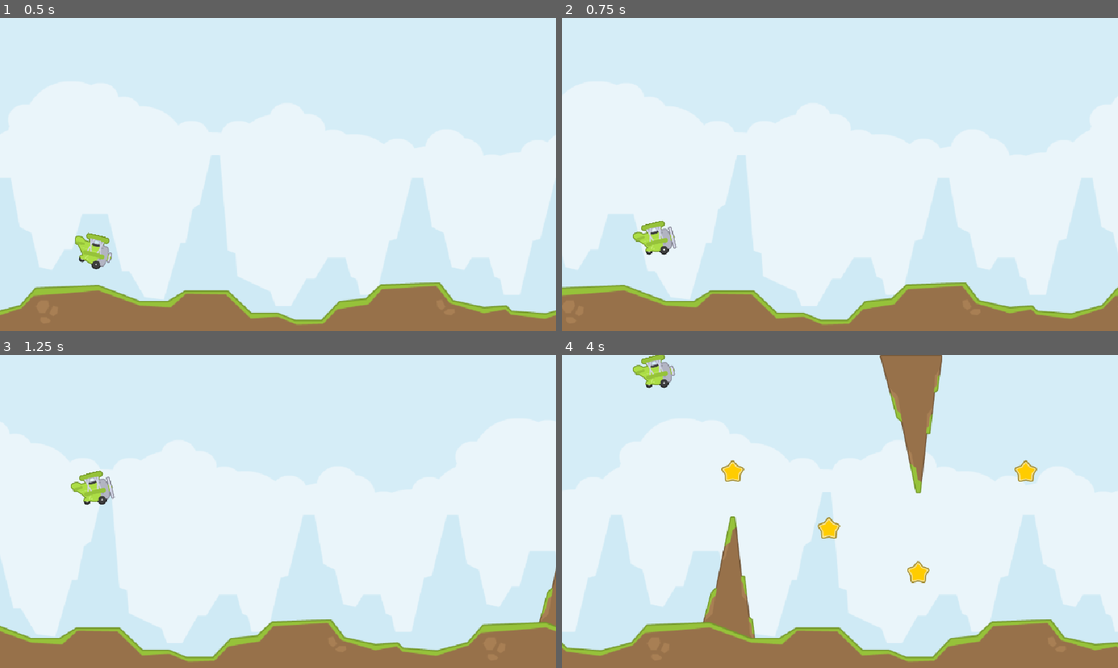
Above: before the commit, frames 1-4 (two rows, left to right).
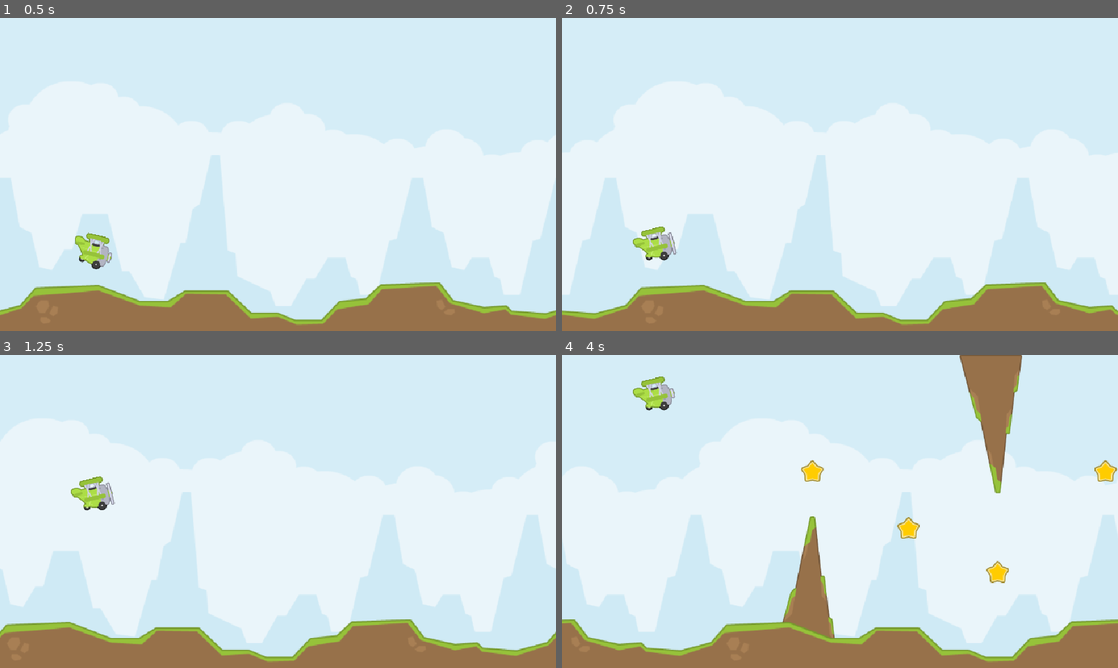
Above: after the commit, the same moments.

Repository: ittokunvim/example-godot
Game: Godot game, scene res://main.tscn
The game is run twice, just before and just after one commit, with the same random seed, the same clock (stepped at 60 frames per second) and the same inputs.
Inputs:
- Up to frame 1 (0.5 s): no input
- Up to frame 2 (0.75 s): hold Space (fly) from 0.53 s (still down)
- Up to frame 3 (1.25 s): keep holding Space (fly)
- Up to frame 4 (4 s): release Space (fly) at 1.28 s; tap Space (fly) at 1.35, 2.85 s; hold Space (fly) 2.03-2.78 s; hold Space (fly) from 3.53 s (still down)

Frame 1 is identical in both runs. In frame 2, 21% of the frame differs, in the area x 0-100%, y 43-99%; in frame 3, 21%; in frame 4, 30%, in the area x 0-100%, y 0-99%.

Commit message:
fix code and scenes

Diff:
--- a/jetpack-joyride/main.gd
+++ b/jetpack-joyride/main.gd
@@ -16,13 +16,11 @@
 
 var state := GameState.STANDBY
 var active_maps: Array[Node2D] = []
-var next_map_index := 0
 
 @onready var plane: CharacterBody2D = $Plane
 
 
 func _ready() -> void:
-	_create_maps()
 	plane.crashed.connect(_on_plane_crashed)
 	_enter_standby()
 
@@ -33,8 +31,6 @@
 	match state:
 		GameState.STANDBY:
 			_start_playing()
-		GameState.PLAYING:
-			pass
 		GameState.GAMEOVER:
 			_enter_standby()
 
@@ -46,14 +42,17 @@
 	_scroll_maps(delta)
 
 
-func _create_maps() -> void:
-	for slot in 2:
-		_add_map(slot * MAP_WIDTH)
+func _create_maps(map_indices: Array[int]) -> void:
+	for map_instance in active_maps:
+		map_instance.queue_free()
+	active_maps.clear()
+
+	for slot in map_indices.size():
+		_add_map(map_indices[slot], slot * MAP_WIDTH)
 
 
-func _add_map(map_position_x: float) -> void:
-	var map_instance := MAP_SCENES[next_map_index].instantiate() as Node2D
-	next_map_index = (next_map_index + 1) % MAP_SCENES.size()
+func _add_map(map_index: int, map_position_x: float) -> void:
+	var map_instance := MAP_SCENES[map_index].instantiate() as Node2D
 	map_instance.position.x = map_position_x
 	add_child(map_instance)
 	move_child(map_instance, 0)
@@ -69,12 +68,13 @@
 
 func _enter_standby() -> void:
 	state = GameState.STANDBY
-	_reset_maps()
+	_create_maps([0, 0])
 	plane.reset()
 
 
 func _start_playing() -> void:
 	state = GameState.PLAYING
+	_create_maps([0, 1])
 	plane.start_flying()
 
 
@@ -83,8 +83,3 @@
 		return
 
 	state = GameState.GAMEOVER
-
-
-func _reset_maps() -> void:
-	for index in active_maps.size():
-		active_maps[index].position.x = index * MAP_WIDTH
--- a/jetpack-joyride/map_0.tscn
+++ b/jetpack-joyride/map_0.tscn
@@ -2,12 +2,21 @@
 
 [ext_resource type="Texture2D" uid="uid://c5cimoek6680u" path="res://assets/background.png" id="1_udyf7"]
 [ext_resource type="Texture2D" uid="uid://b606o3pkw4c0p" path="res://assets/ground_grass.png" id="2_e7fvt"]
+
+[sub_resource type="RectangleShape2D" id="RectangleShape2D_udyf7"]
+size = Vector2(960, 20)
 
 [node name="Map0" type="Node2D" unique_id=847352468]
 
 [node name="Background" type="Sprite2D" parent="." unique_id=246997148]
 texture = ExtResource("1_udyf7")
 centered = false
+
+[node name="Ceiling" type="StaticBody2D" parent="." unique_id=185965715]
+
+[node name="CollisionShape2D" type="CollisionShape2D" parent="Ceiling" unique_id=185780904]
+position = Vector2(480, -10)
+shape = SubResource("RectangleShape2D_udyf7")
 
 [node name="GroundGrass" type="StaticBody2D" parent="." unique_id=314175118]
 position = Vector2(0, 456)
--- a/jetpack-joyride/map_1.tscn
+++ b/jetpack-joyride/map_1.tscn
@@ -5,6 +5,9 @@
 [ext_resource type="Texture2D" uid="uid://bnn8mcpsesny8" path="res://assets/rockGrassDown.png" id="3_avvnj"]
 [ext_resource type="Texture2D" uid="uid://b606o3pkw4c0p" path="res://assets/ground_grass.png" id="4_il6ja"]
 [ext_resource type="Texture2D" uid="uid://cp105028t2p3" path="res://assets/starGold.png" id="5_2421v"]
+
+[sub_resource type="RectangleShape2D" id="RectangleShape2D_fpksy"]
+size = Vector2(960, 20)
 
 [sub_resource type="CircleShape2D" id="CircleShape2D_nhuiu"]
 radius = 16.0
@@ -15,7 +18,13 @@
 texture = ExtResource("1_fpksy")
 centered = false
 
-[node name="RockGrass" type="StaticBody2D" parent="." unique_id=133597681 groups=["rocks"]]
+[node name="Ceiling" type="StaticBody2D" parent="." unique_id=1772041102]
+
+[node name="CollisionShape2D" type="CollisionShape2D" parent="Ceiling" unique_id=722383774]
+position = Vector2(480, -10)
+shape = SubResource("RectangleShape2D_fpksy")
+
+[node name="RockGrass" type="StaticBody2D" parent="." unique_id=133597681 groups=["obstacle"]]
 position = Vector2(323, 398)
 
 [node name="Sprite2D" type="Sprite2D" parent="RockGrass" unique_id=1455273001]
@@ -24,7 +33,7 @@
 [node name="CollisionPolygon2D" type="CollisionPolygon2D" parent="RockGrass" unique_id=767761686]
 polygon = PackedVector2Array(12, -115, 45, 100, -45, 100)
 
-[node name="RockGrassDown" type="StaticBody2D" parent="." unique_id=1384064863 groups=["rocks"]]
+[node name="RockGrassDown" type="StaticBody2D" parent="." unique_id=1384064863 groups=["obstacle"]]
 position = Vector2(589, 0)
 
 [node name="Sprite2D" type="Sprite2D" parent="RockGrassDown" unique_id=923033938]
--- a/jetpack-joyride/plane.gd
+++ b/jetpack-joyride/plane.gd
@@ -4,13 +4,12 @@
 signal crashed
 
 const GRAVITY := 1500.0
-const FLY_VELOCITY := -6000.0
-const MAX_FLY_SPEED := -300.0
+const FLY_THRUST := 6000.0
+const MAX_RISE_SPEED := -300.0
 const MAX_FALL_SPEED := 300.0
 
 var flying := false
 var crashed_state := false
-var standby_time := 0.0
 var start_position := Vector2.ZERO
 
 @onready var collision: CollisionShape2D = $CollisionShape2D
@@ -24,26 +23,23 @@
 	if crashed_state:
 		return
 
+	var vertical_acceleration := GRAVITY
 	if Input.is_action_pressed("fly"):
-		velocity.y = maxf(velocity.y + FLY_VELOCITY * delta, MAX_FLY_SPEED)
-	else:
-		velocity.y = minf(velocity.y + GRAVITY * delta, MAX_FALL_SPEED)
+		vertical_acceleration -= FLY_THRUST
 
+	velocity.y = clampf(
+		velocity.y + vertical_acceleration * delta,
+		MAX_RISE_SPEED,
+		MAX_FALL_SPEED,
+	)
 	position.x = start_position.x
 	move_and_slide()
-
 	rotation = clampf(velocity.y / 1_200.0, -0.42, 0.7)
 
-	if position.y <= 32.0:
-		position.y = 31.0
-
-	for index in range(get_slide_collision_count()):
-		var get_collision = get_slide_collision(index)
-
-		if get_collision.get_collider() == null:
-			continue
-
-		if get_collision.get_collider().is_in_group("rocks"):
+	for collision_index in get_slide_collision_count():
+		var slide_collision = get_slide_collision(collision_index)
+		var collider := slide_collision.get_collider()
+		if collider is Node and collider.is_in_group("obstacle"):
 			_crash()
 			break
 
@@ -51,18 +47,16 @@
 func start_flying() -> void:
 	flying = true
 	crashed_state = false
-	collision.disabled = false
 
 
 func fly() -> void:
 	if flying and not crashed_state:
-		velocity.y = FLY_VELOCITY
+		velocity.y = FLY_THRUST
 
 
 func reset() -> void:
 	flying = false
 	crashed_state = false
-	standby_time = 0.0
 	velocity = Vector2.ZERO
 	position = start_position
 	rotation = 0.0
